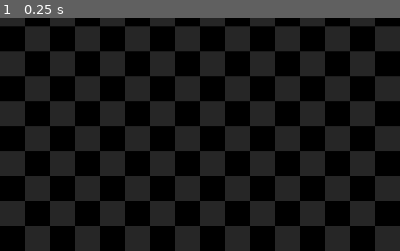
Above: before the commit, frame 1.
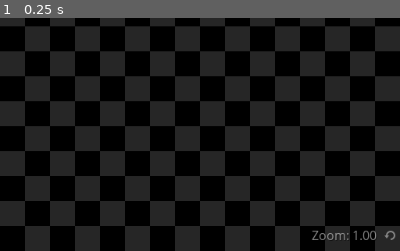
Above: after the commit, the same moment.

Repository: MeanLight-Studio/ScaleNX
Game: Godot game, scene res://Main.tscn
Same seed, same stepped clock (60 frames per second), same inputs: the game is played once before the commit and once after it.
Inputs:
- Up to frame 1 (0.25 s): no input
The pictures show only the part of the screen within x 50-100%, y 50-100%; the shares and areas given below are measured in that part.

The runs differ from the first frame. In frame 1, 0.3% of the frame differs, in the area x 78-99%, y 90-96%.

Commit message:
Add zoom indicator and zoom reset button

Diff:
--- /dev/null
+++ b/Images/ReloadSmall.svg
@@ -0,0 +1 @@
+<svg height="16" viewBox="0 0 16 16" width="16" xmlns="http://www.w3.org/2000/svg"><g fill="#e0e0e0" fill-opacity=".99608" transform="translate(0 -1036.4)"><path d="m9 2a6 6 0 0 0 -6 6h2a4 4 0 0 1 4-4 4 4 0 0 1 4 4 4 4 0 0 1 -4 4v2a6 6 0 0 0 6-6 6 6 0 0 0 -6-6z" transform="translate(0 1036.4)"/><path d="m4.118 1048.3-1.6771-.9683-1.6771-.9682 1.6771-.9683 1.6771-.9682-.0000001 1.9365z" transform="matrix(0 -1.1926 1.5492 0 -1617 1049.3)"/></g></svg>
--- a/Main.gd
+++ b/Main.gd
@@ -8,7 +8,7 @@
 var last_movement := Vector2.ZERO
 var last_mouse_position := Vector2.ZERO
 
-var zoom := 1.0
+var zoom := 1.0 setget set_zoom
 
 onready var camera := $ViewportContainer/Viewport/Camera2D
 
@@ -50,11 +50,9 @@
 		if event.button_index == BUTTON_MIDDLE and event.is_pressed():
 			moving_camera = true
 		elif event.button_index == BUTTON_WHEEL_UP:
-			zoom = clamp(zoom * 0.9, 0.01, 50)
-			camera.zoom = zoom * Vector2.ONE
+			self.zoom = clamp(zoom * 0.9, 0.01, 50)
 		elif event.button_index == BUTTON_WHEEL_DOWN:
-			zoom = clamp(zoom * 1.1, 0.01, 50)
-			camera.zoom = zoom * Vector2.ONE
+			self.zoom = clamp(zoom * 1.1, 0.01, 50)
 
 	if event.is_action_pressed("delete"):
 		for sprite in selected_sprites:
@@ -165,8 +163,7 @@
 func _on_view_menu_id_pressed(id):
 	match id:
 		0:
-			zoom = 1
-			camera.zoom = Vector2.ONE
+			self.zoom = 1
 		1:
 			if sprites_container.get_child_count() == 0:
 				return
@@ -181,8 +178,7 @@
 			if rect.size != Vector2.ZERO:
 				camera.position = rect.position + rect.size/2
 				var ratio = rect.size / (get_viewport().size-Vector2(0.0,100.0))
-				zoom = clamp(max(ratio.x, ratio.y), 0.01, 50)
-				camera.zoom = zoom * Vector2.ONE
+				self.zoom = clamp(max(ratio.x, ratio.y), 0.01, 50)
 
 		2:
 			sprites_container.position = Vector2.ZERO
@@ -255,3 +251,12 @@
 			label.queue_free()
 			break
 	sprite.queue_free()
+
+func set_zoom(z):
+	zoom = z
+	camera.zoom = Vector2.ONE*zoom
+	$HBoxContainer/ZoomIndicator.text = "Zoom: %.2f" % (1.0/zoom)
+
+
+func _on_ResetZoom_pressed():
+	self.zoom = 1
--- a/Main.tscn
+++ b/Main.tscn
@@ -7,6 +7,7 @@
 [ext_resource path="res://Images/twitter.png" type="Texture" id=5]
 [ext_resource path="res://Images/itchio.png" type="Texture" id=6]
 [ext_resource path="res://AboutDialog.gd" type="Script" id=7]
+[ext_resource path="res://Images/ReloadSmall.svg" type="Texture" id=8]
 
 [sub_resource type="Shader" id=1]
 code = "shader_type canvas_item;
@@ -409,6 +410,36 @@
 size_flags_vertical = 3
 alignment = 2
 
+[node name="HBoxContainer" type="HBoxContainer" parent="."]
+modulate = Color( 1, 1, 1, 0.52549 )
+anchor_left = 1.0
+anchor_top = 1.0
+anchor_right = 1.0
+anchor_bottom = 1.0
+margin_left = -78.0
+margin_top = -40.0
+grow_horizontal = 0
+grow_vertical = 0
+__meta__ = {
+"_edit_use_anchors_": false
+}
+
+[node name="ZoomIndicator" type="Label" parent="HBoxContainer"]
+margin_top = 8.0
+margin_right = 83.0
+margin_bottom = 31.0
+custom_colors/font_color_shadow = Color( 0, 0, 0, 1 )
+custom_constants/shadow_offset_x = 1
+custom_constants/line_spacing = 1
+text = "Zoom: 1.00"
+
+[node name="ResetZoom" type="Button" parent="HBoxContainer"]
+margin_left = 87.0
+margin_right = 113.0
+margin_bottom = 40.0
+icon = ExtResource( 8 )
+flat = true
+
 [connection signal="files_selected" from="FileDialog" to="." method="_on_FileDialog_files_selected"]
 [connection signal="pressed" from="AboutDialog/VBoxContainer/LinkButton" to="AboutDialog" method="_on_LinkButton_pressed"]
 [connection signal="pressed" from="AboutDialog/HBoxContainer/Button" to="AboutDialog" method="_on_Button_pressed"]
@@ -416,3 +447,4 @@
 [connection signal="pressed" from="AboutDialog/TextureRect/MeanlightLink" to="AboutDialog" method="_on_MeanlightLink_pressed"]
 [connection signal="pressed" from="GlobalScalePanel/VBoxContainer/All" to="GlobalScalePanel" method="_on_All_pressed"]
 [connection signal="pressed" from="GlobalScalePanel/VBoxContainer/Selected" to="GlobalScalePanel" method="_on_Selected_pressed"]
+[connection signal="pressed" from="HBoxContainer/ResetZoom" to="." method="_on_ResetZoom_pressed"]
Not shown, added: Images/ReloadSmall.svg.import
Not shown: 1 places in Main.tscn that only renumber resources
